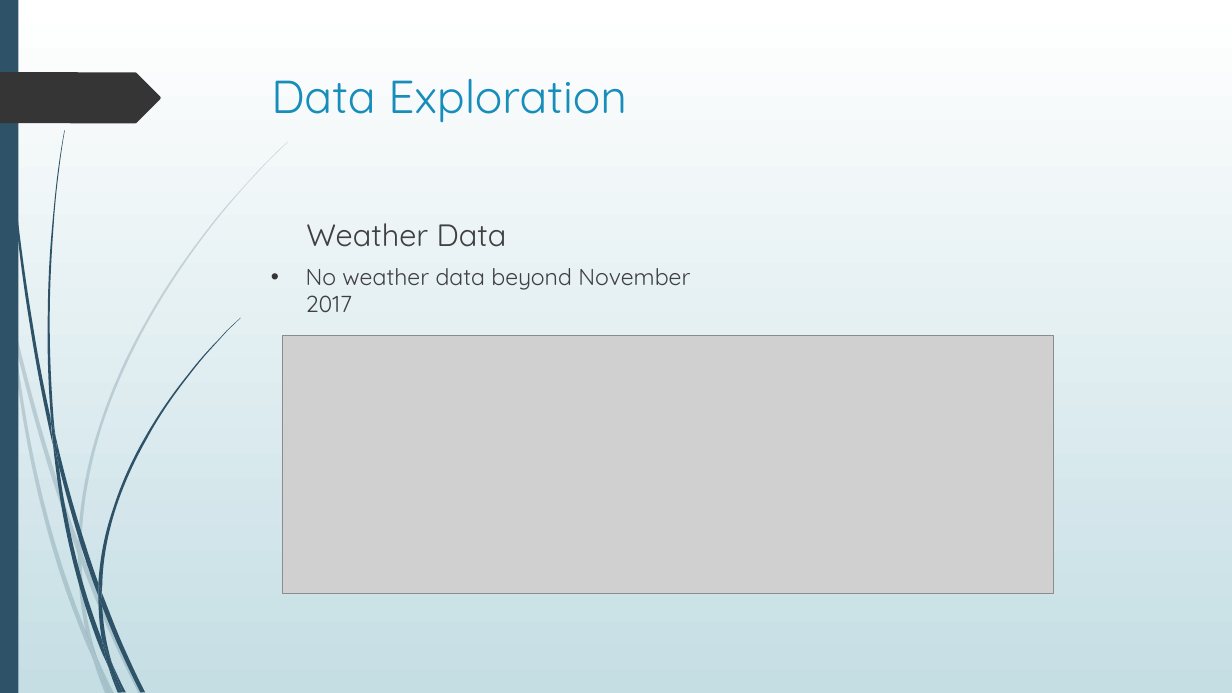
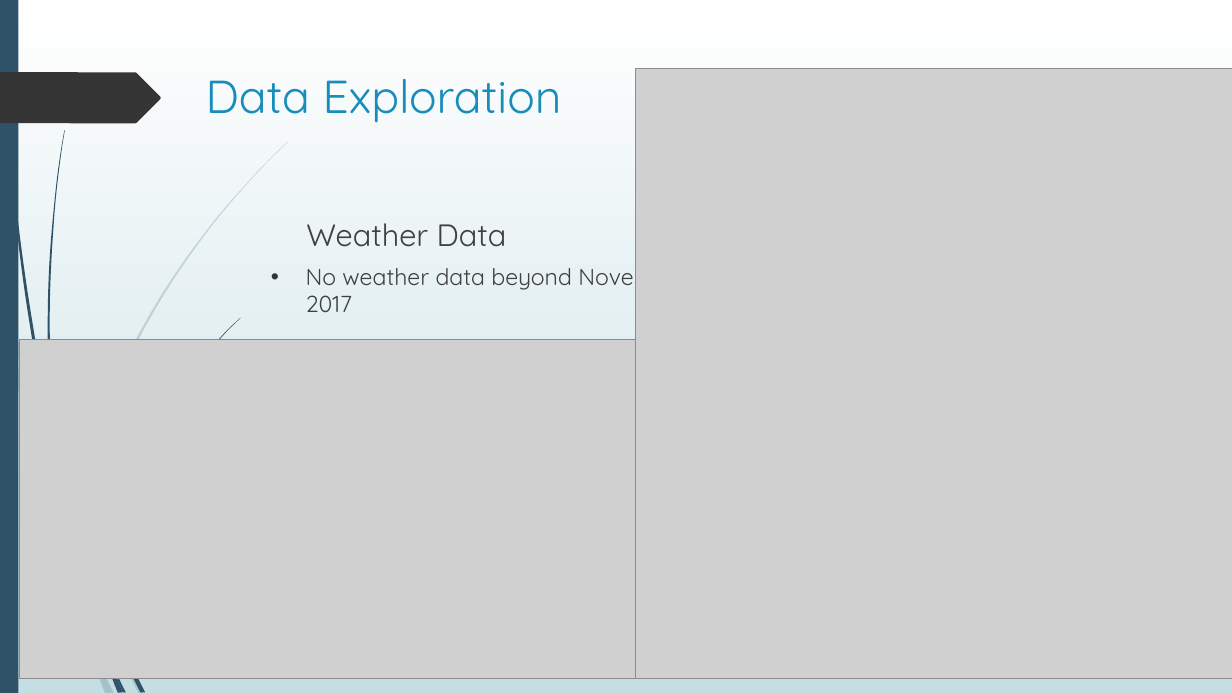
Before and after one commit to AmitChoudhary1392/Project-1_Team6, a slide deck: slide 9 of Project 1 - Group 6 Presentation.pptx. Drawn at 1232x693 pixels with LibreOffice and Linux fonts; fonts in the diff are those of the drawing; grey boxes stand for pictures. Boxes give left, top, right and bottom in pixels: in the first picture for what was removed or moved away, otherwise in the second. Text is boxed around its words. In the diff, an @@ line names an element or a change of style, - is before the commit and + after.

Commit message:
added missing plots for weather data

```diff
--- a/Project 1 - Group 6 Presentation.pptx
+++ b/Project 1 - Group 6 Presentation.pptx
@@ title "Data Exploration": place and size @@
-title "Data Exploration" at (271,79,627,123)
+title "Data Exploration" at (206,79,562,123)
@@ picture added at (636,68,1232,678) @@
@@ picture added at (20,339,640,678) @@
@@ picture removed at (283,336,1055,593) @@
@@ freeform shape removed at (78,554,97,657) @@
@@ freeform shape removed at (78,542,81,564) @@
@@ group removed at (51,415,112,667): 5 freeform shapes @@
```
Also in this commit, not shown: 1 other slide changed.
